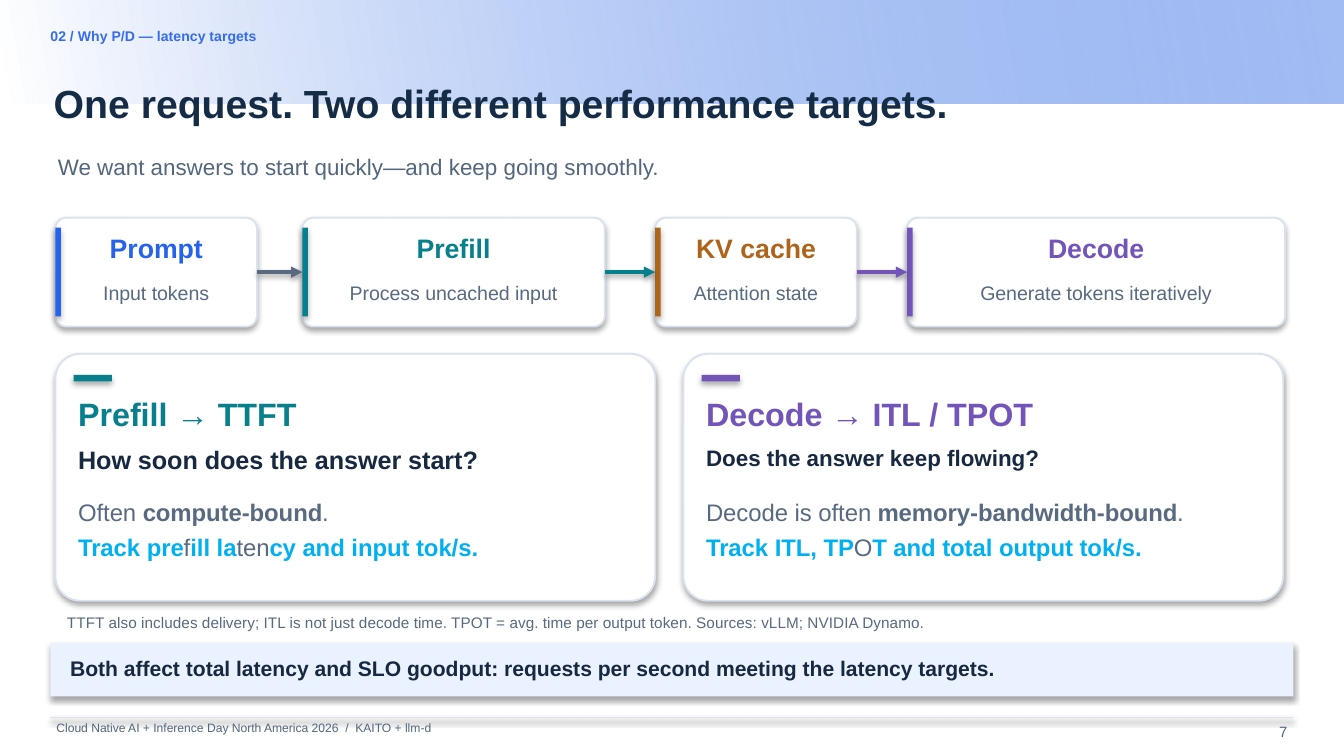
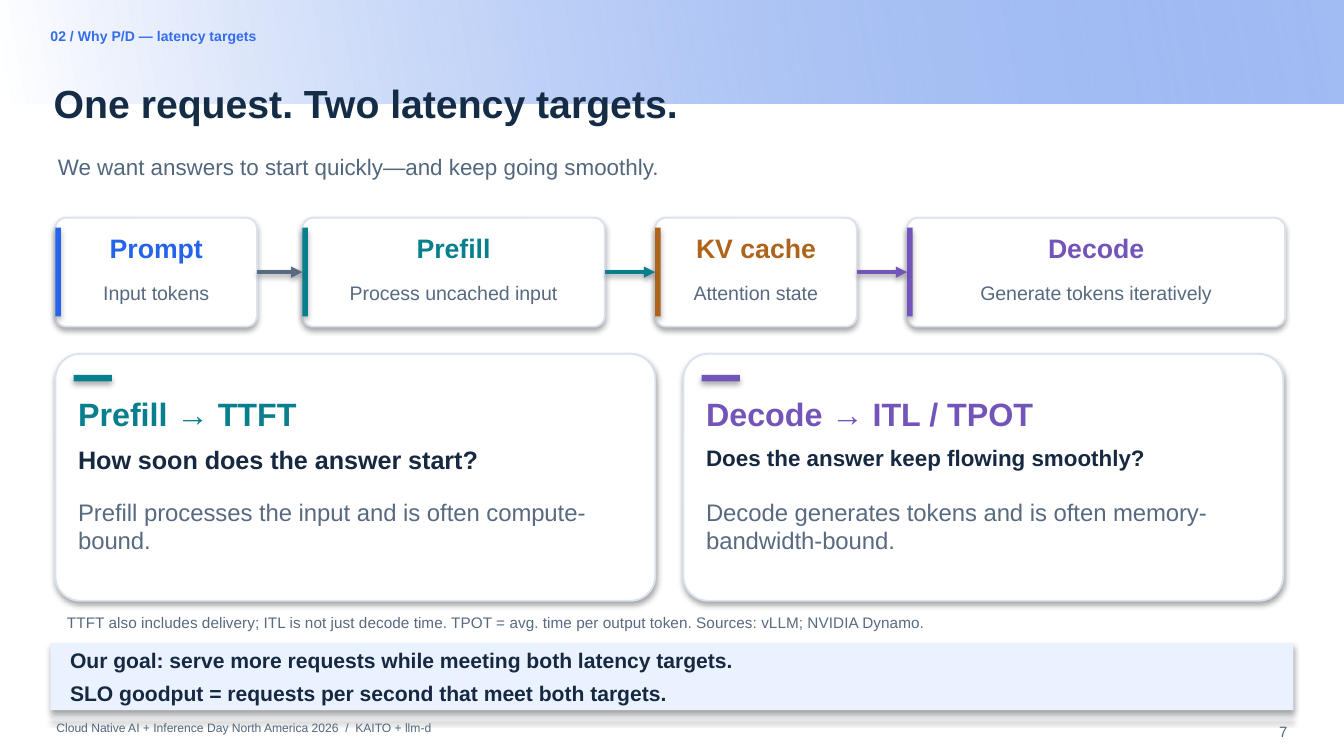
Before and after one commit to andyzhangx/demo, a slide deck: slide 7 of llm/pd-disaggregation/kubecon-na-2026-pd-disaggregation-kaito-llmd.pptx. Drawn at 1344x756 pixels with LibreOffice and Linux fonts; fonts in the diff are those of the drawing; background and template pictures are left out. Boxes give left, top, right and bottom in pixels: in the first picture for what was removed or moved away, otherwise in the second. Text is boxed around its words. In the diff, an @@ line names an element or a change of style, - is before the commit and + after.

Commit message:
docs: clarify slide 7 latency targets and SLO goodput

```diff
--- a/llm/pd-disaggregation/kubecon-na-2026-pd-disaggregation-kaito-llmd.pptx
+++ b/llm/pd-disaggregation/kubecon-na-2026-pd-disaggregation-kaito-llmd.pptx
@@ text at bbox=[54, 89, 678, 126]: text changed @@
-One request. Two different performance targets.
+One request. Two latency targets.
@@ text at bbox=[706, 449, 1145, 471]: text changed @@
-Does the answer keep flowing?
+Does the answer keep flowing smoothly?
@@ text at bbox=[78, 503, 585, 549]: text changed; text colour #00B0F0 to #586A80; bold off @@
-Often compute-bound.
-Track prefill latency and input tok/s.
+Prefill processes the input and is often compute-bound.
@@ text at bbox=[706, 503, 1207, 549]: text changed; bold off @@
-Decode is often memory-bandwidth-bound.
-Track ITL, TPOT and total output tok/s.
+Decode generates tokens and is often memory-bandwidth-bound.
@@ rectangle: place and size @@
-rectangle at bbox=[51, 644, 1294, 698]
+rectangle at bbox=[51, 644, 1294, 711]
@@ text at bbox=[70, 652, 732, 706]: text changed @@
-Both affect total latency and SLO goodput: requests per second meeting the latency targets.
+Our goal: serve more requests while meeting both latency targets.
+SLO goodput = requests per second that meet both targets.
```
